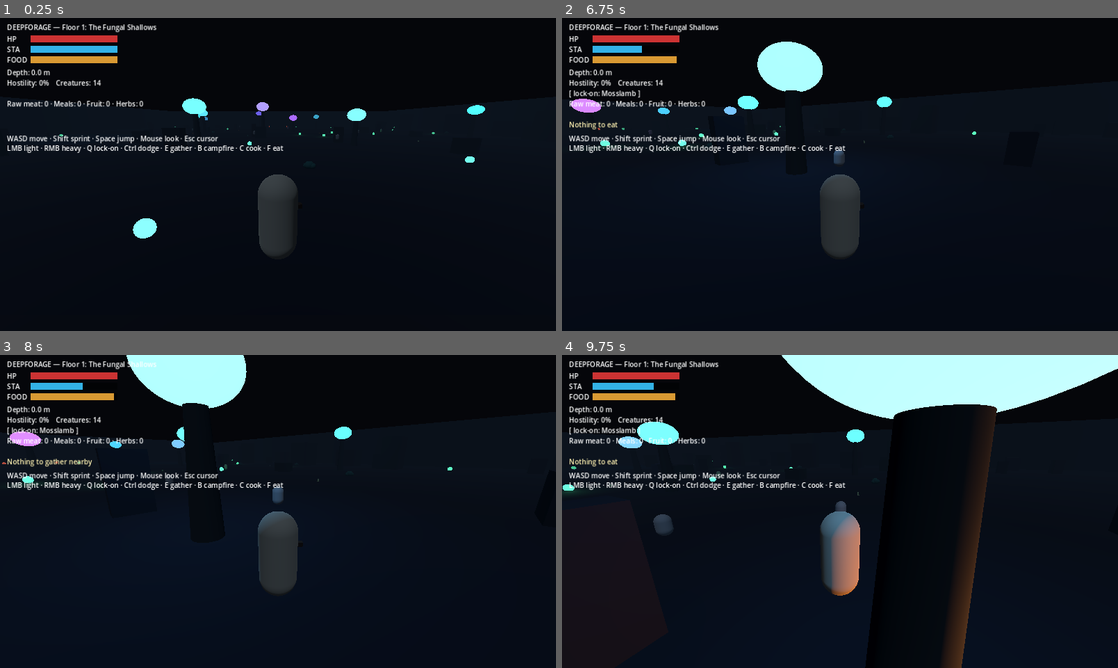
Above: before the commit, frames 1-4 (two rows, left to right).
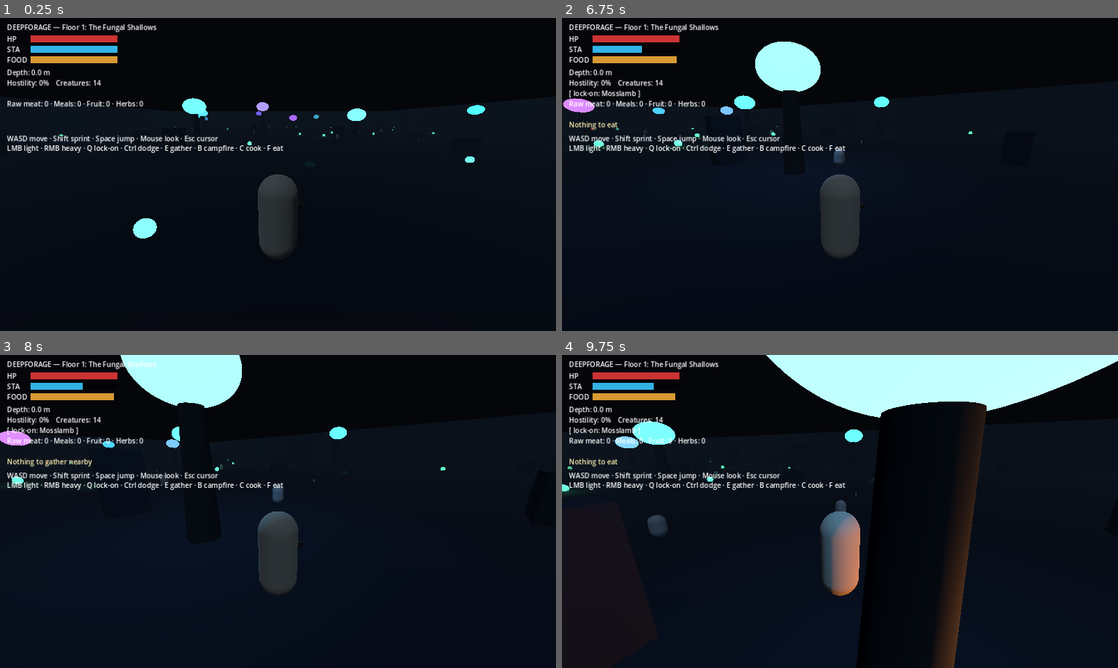
Above: after the commit, the same moments.

Repository: damienlangton70-hash/Ecosystem_dungeon
Game: Godot game, scene res://src/game/Main.tscn
The game is run twice, just before and just after one commit, with the same random seed, the same clock (stepped at 60 frames per second) and the same inputs.
Inputs (mouse positions are in pixels of both pictures, inside the frame that each line leads up to):
- Up to frame 1 (0.25 s): no input
- Up to frame 2 (6.75 s): tap Enter at 0.5 s; move the mouse to (867, 174) at 0.52 s; hold W 0.53-5.78 s; tap Ctrl at 0.6, 5.85 s; click (867, 174) at 0.67 s; tap Space at 0.77, 1.52, 3.02, 3.77, 4.52, 6.02 s; move the mouse to (812, 174) at 1.27 s; tap Q at 1.35, 6.6 s; move the mouse to (851, 168) at 2.02 s; tap E at 2.1 s; move the mouse to (834, 180) at 2.77 s; tap B at 2.85 s; click (834, 180) at 2.92 s; move the mouse to (878, 177) at 3.52 s; tap C at 3.6 s; move the mouse to (795, 171) at 4.27 s; tap F at 4.35 s; move the mouse to (845, 174) at 5.02 s; hold Shift 5.03-5.78 s; click (845, 174) at 5.17 s; move the mouse to (817, 168) at 5.77 s; hold D 5.78-6.53 s; move the mouse to (867, 174) at 6.52 s; hold W from 6.53 s (still down)
- Up to frame 3 (8 s): keep holding W; tap Space at 6.77, 7.52 s; move the mouse to (250, 511) at 7.27 s; tap E at 7.35 s; click (250, 511) at 7.42 s
- Up to frame 4 (9.75 s): move the mouse to (851, 505) at 8.02 s; tap B at 8.1 s; move the mouse to (834, 517) at 8.77 s; release W at 8.78 s; hold A 8.78-9.53 s; tap C at 8.85 s; tap Space at 9.02 s; move the mouse to (878, 514) at 9.52 s; hold W from 9.53 s (still down); tap F at 9.6 s; click (878, 514) at 9.67 s

The runs differ from the first frame. In frame 2, 0.6% of the frame differs, in the area x 0-75%, y 7-47%; in frame 3, 0.9%; in frame 4, 3.7%, in the area x 0-100%, y 0-100%.

Commit message:
data-driven: register species + spawn creatures from lore.json; flora names from lore; combat from tier tuning

Diff:
--- a/src/game/Main.gd
+++ b/src/game/Main.gd
@@ -19,6 +19,15 @@
 var _inv_label: Label
 var _buff_label: Label
 var _status_label: Label
+
+# Combat tuning by trophic tier (lore.json holds ecology/identity, not combat numbers).
+const TIER_TUNING := {
+    1: {"hp": 26.0, "poise": 20.0, "speed": 3.0, "dmg": 0.0, "height": 1.10, "color": Color(0.82, 0.80, 0.72)},
+    2: {"hp": 42.0, "poise": 30.0, "speed": 4.2, "dmg": 9.0, "height": 1.20, "color": Color(0.26, 0.24, 0.22)},
+    3: {"hp": 58.0, "poise": 40.0, "speed": 3.4, "dmg": 16.0, "height": 1.05, "color": Color(0.17, 0.16, 0.20)},
+    4: {"hp": 110.0, "poise": 60.0, "speed": 3.2, "dmg": 26.0, "height": 1.60, "color": Color(0.20, 0.18, 0.20)},
+    5: {"hp": 200.0, "poise": 90.0, "speed": 3.4, "dmg": 34.0, "height": 2.00, "color": Color(0.10, 0.10, 0.14)},
+}
 
 func _ready() -> void:
     _setup_environment()
@@ -64,17 +73,29 @@
     _ecosystem.name = "Ecosystem"
     add_child(_ecosystem)
     _ecosystem.add_to_group("ecosystem")
-    _register("mosslamb", "Mosslamb", 1, 80)
-    _register("ashjackal", "Ashjackal", 2, 30)
-    _register("gloamstalker_lynx", "Gloamstalker Lynx", 3, 12)
-
-func _register(id: String, dn: String, tier: int, cap: int) -> void:
+    for id in ["mosslamb", "ashjackal", "gloamstalker_lynx"]:
+        _register_from_lore(id, 1)
+
+## Register a species in the ecosystem using stats from the Lore layer (lore.json).
+func _register_from_lore(id: String, floor: int) -> void:
+    var L := LoreData.creature(id)
     var s := Species.new()
     s.id = id
-    s.display_name = dn
-    s.tier = tier
+    s.display_name = str(L.get("name", id))
+    s.tier = int(L.get("tier", 1))
+    var caps: Dictionary = L.get("carrying_capacity_by_floor", {})
+    var cap := int(caps.get(str(floor), 30))
+    if cap <= 0:
+        cap = 30
+    s.carrying_capacity = cap
     s.population = cap
-    s.carrying_capacity = cap
+    s.base_aggression = float(L.get("base_aggression", 0.2))
+    s.awareness = float(L.get("awareness", 0.3))
+    s.edible = bool(L.get("edible", true))
+    var diet: Array[String] = []
+    for d in L.get("diet", []):
+        diet.append(str(d))
+    s.diet = diet
     _ecosystem.register_species(s)
 
 func _add_box(pos: Vector3, size: Vector3, color: Color, rough := 0.95) -> StaticBody3D:
@@ -265,31 +286,37 @@
     add_child(_player)
 
 func _spawn_creatures() -> void:
-    var prey := [Vector3(-15, 1, 52), Vector3(12, 1, 44), Vector3(-6, 1, 30), Vector3(24, 1, 24),
-                 Vector3(-30, 1, 12), Vector3(34, 1, 18), Vector3(4, 1, -6), Vector3(-20, 1, -22)]
-    for p in prey:
-        _spawn_creature(p, "mosslamb", "Mosslamb", false, 26.0, 3.0, 0.0, 9.0, Color(0.82, 0.80, 0.72), 1.1)
-    var preds := [Vector3(-46, 1, -34), Vector3(46, 1, -38), Vector3(0, 1, -48), Vector3(-54, 1, 38)]
-    for q in preds:
-        _spawn_creature(q, "ashjackal", "Ashjackal", true, 42.0, 4.3, 9.0, 12.0, Color(0.26, 0.24, 0.22), 1.2)
-    # Tier-3 apex of the floor: Gloamstalker Lynx — ambush stalker guarding the descent.
-    _spawn_creature(Vector3(-8, 1, -50), "gloamstalker_lynx", "Gloamstalker Lynx", true, 58.0, 3.2, 16.0, 15.0, Color(0.17, 0.16, 0.20), 1.05, true, 1.9, 40.0)
-    _spawn_creature(Vector3(12, 1, -46), "gloamstalker_lynx", "Gloamstalker Lynx", true, 58.0, 3.2, 16.0, 15.0, Color(0.17, 0.16, 0.20), 1.05, true, 1.9, 40.0)
-
-func _spawn_creature(pos: Vector3, id: String, dn: String, predator: bool, hp: float, spd: float, dmg: float, det: float, col: Color, hgt: float, ambush := false, csm := 1.0, poise := 30.0) -> void:
+    for p in [Vector3(-15, 1, 52), Vector3(12, 1, 44), Vector3(-6, 1, 30), Vector3(24, 1, 24),
+              Vector3(-30, 1, 12), Vector3(34, 1, 18), Vector3(4, 1, -6), Vector3(-20, 1, -22)]:
+        _spawn_from_lore("mosslamb", p)
+    for p in [Vector3(-46, 1, -34), Vector3(46, 1, -38), Vector3(0, 1, -48), Vector3(-54, 1, 38)]:
+        _spawn_from_lore("ashjackal", p)
+    # Tier-3 ambush stalkers guarding the descent.
+    _spawn_from_lore("gloamstalker_lynx", Vector3(-8, 1, -50))
+    _spawn_from_lore("gloamstalker_lynx", Vector3(12, 1, -46))
+
+## Spawn a creature whose identity/ecology comes from lore.json; combat numbers
+## are derived from its tier (TIER_TUNING) since lore holds no combat values.
+func _spawn_from_lore(id: String, pos: Vector3) -> void:
+    var L := LoreData.creature(id)
+    var tier := int(L.get("tier", 1))
+    var tune: Dictionary = TIER_TUNING.get(tier, TIER_TUNING[1])
+    var arche := str(L.get("behaviour_archetype", ""))
+    var aggr := float(L.get("base_aggression", 0.2))
+    var aware := float(L.get("awareness", 0.3))
     var c := Creature.new()
     c.species_id = id
-    c.display_name = dn
-    c.is_predator = predator
-    c.max_health = hp
-    c.max_poise = poise
-    c.move_speed = spd
-    c.attack_damage = dmg
-    c.detect_radius = det
-    c.body_color = col
-    c.body_height = hgt
-    c.ambush = ambush
-    c.chase_speed_mult = csm
+    c.display_name = str(L.get("name", id))
+    c.is_predator = aggr >= 0.3
+    c.ambush = arche == "ambush_predator"
+    c.chase_speed_mult = 1.9 if c.ambush else 1.0
+    c.max_health = float(tune["hp"])
+    c.max_poise = float(tune["poise"])
+    c.move_speed = float(tune["speed"])
+    c.attack_damage = float(tune["dmg"])
+    c.detect_radius = 6.0 + aware * 14.0
+    c.body_color = tune["color"]
+    c.body_height = float(tune["height"])
     c.position = pos
     add_child(c)
 
@@ -310,7 +337,7 @@
         for k in range(3):
             var f := Forageable.new()
             f.item_id = entry[0]
-            f.display_name = entry[1]
+            f.display_name = str(LoreData.flora(entry[0]).get("name", entry[1]))
             f.color = entry[2]
             f.yield_amount = 1
             f.position = Vector3(rng.randf_range(-70, 70), 0.0, rng.randf_range(-52, 74))
